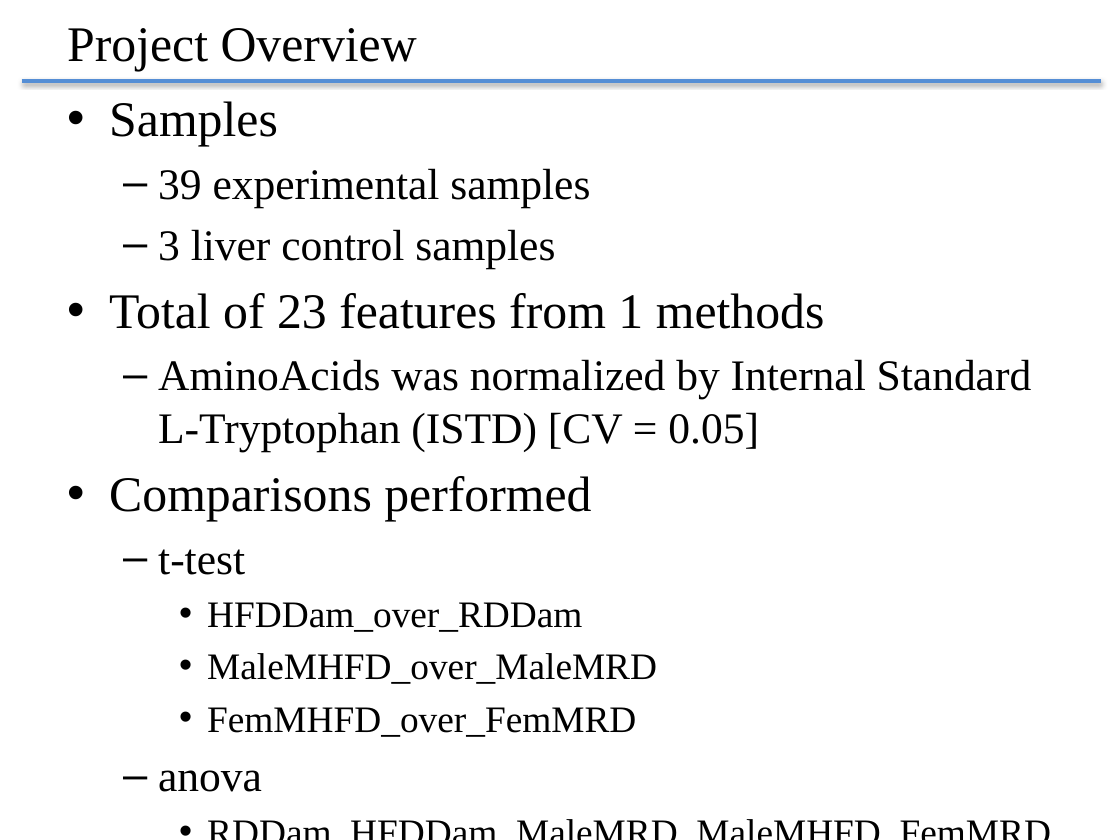
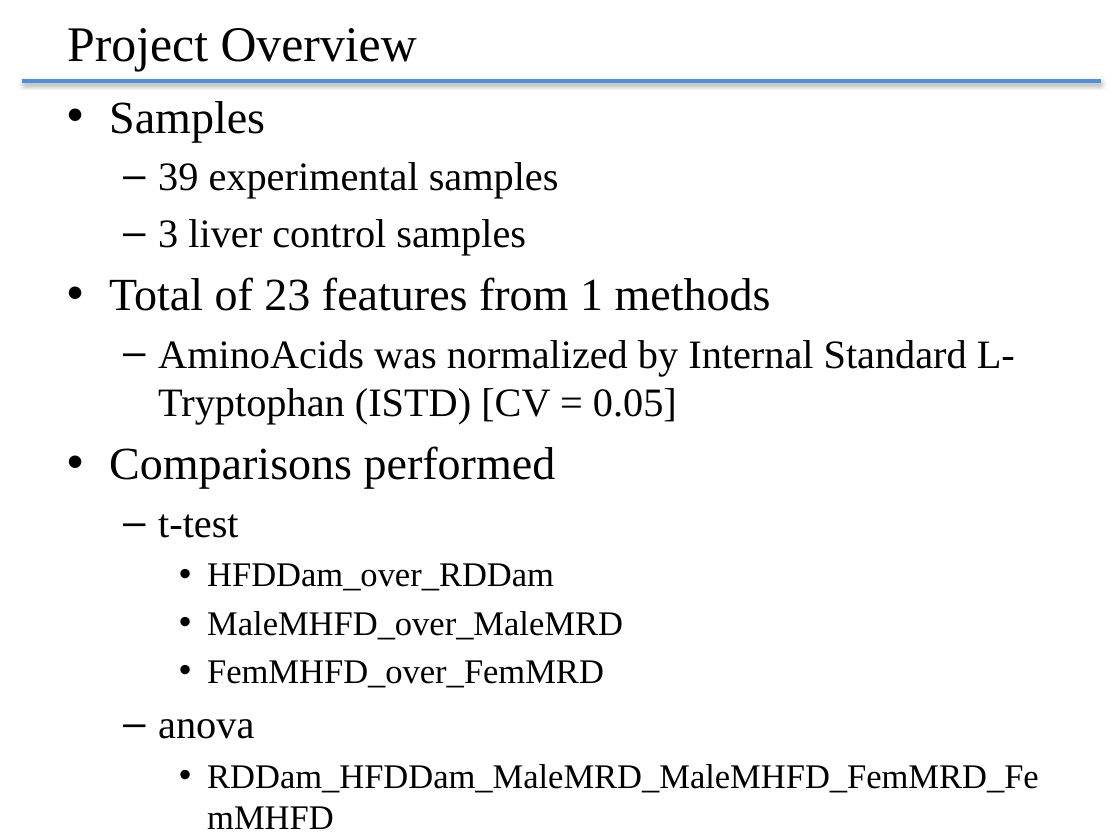
Before and after one commit to CoarfaBCM/runModac, a slide deck: slide 2 of example1-metabolomics/results-A/report.pptx. Drawn at 1120x840 pixels with LibreOffice and Linux fonts; fonts in the diff are those of the drawing. Boxes give left, top, right and bottom in pixels: in the first picture for what was removed or moved away, otherwise in the second. Text is boxed around its words. In the diff, an @@ line names an element or a change of style, - is before the commit and + after.

```diff
--- a/example1-metabolomics/results-A/report.pptx
+++ b/example1-metabolomics/results-A/report.pptx
@@ text "Samples" at (109,101,1039,793): size 32 to 29.6 pt in "Samples", "Total of 23 features from 1 methods", "Comparisons performed"; size 28 to 25.9 pt in "39 experimental samples", "3 liver control samples", "AminoAcids was normalized by Internal Standard L-Tryptophan ...", "t-test" and 1 more places; size 24 to 22.2 pt in "HFDDam_over_RDDam", "MaleMHFD_over_MaleMRD", "FemMHFD_over_FemMRD", "RDDam_HFDDam_MaleMRD_MaleMHFD_FemMRD_FemMHFD" @@
```
Also in this commit, not shown: 43 other files.
